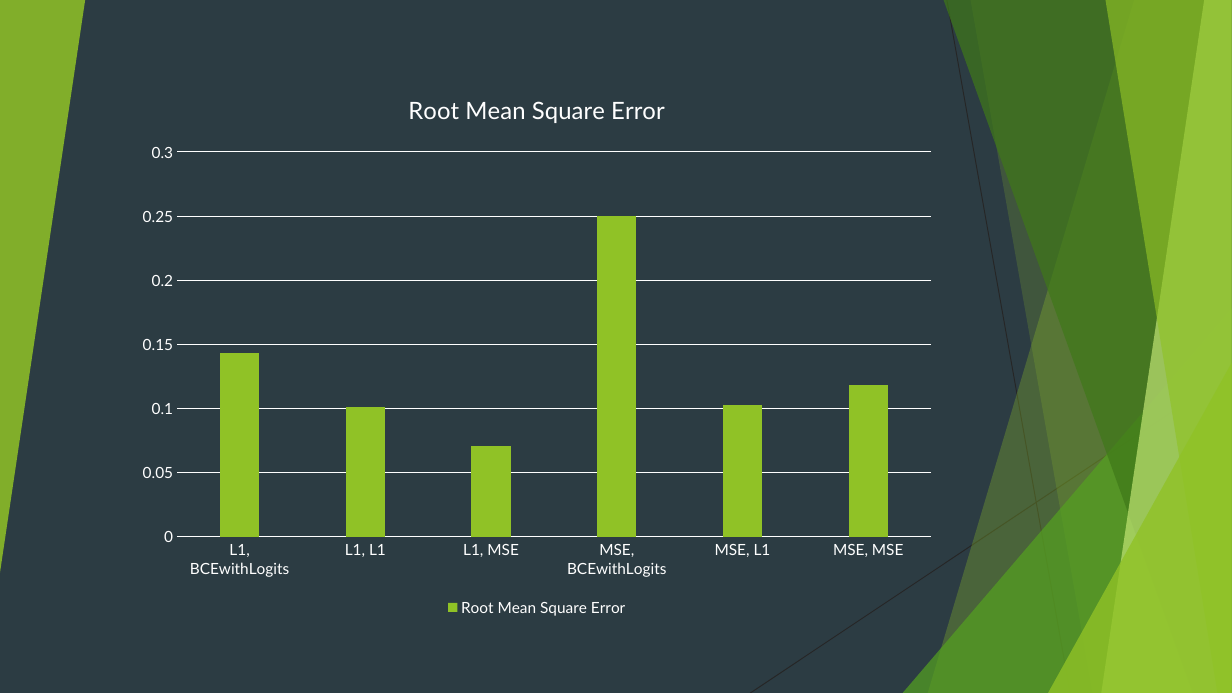
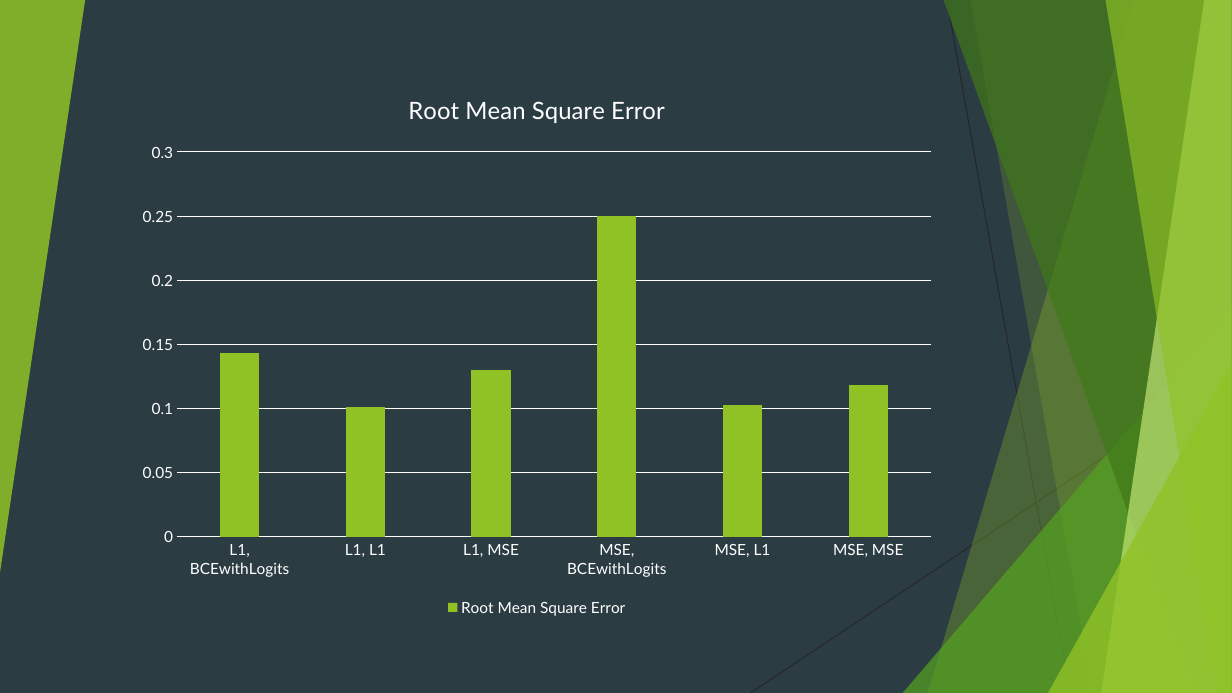
Before and after one commit to pixeldashgames/GANdela, a slide deck: slide 6 of GANdela.pptm. Drawn at 1232x693 pixels with LibreOffice and Linux fonts; fonts in the diff are those of the drawing. Boxes give left, top, right and bottom in pixels: in the first picture for what was removed or moved away, otherwise in the second. Text is boxed around its words. In the diff, an @@ line names an element or a change of style, - is before the commit and + after.

```diff
--- a/GANdela.pptm
+++ b/GANdela.pptm
@@ column chart at box(127, 73, 948, 621) @@
@@ Root Mean Square Error, L1, MSE: 0.071 to 0.13 @@
```
